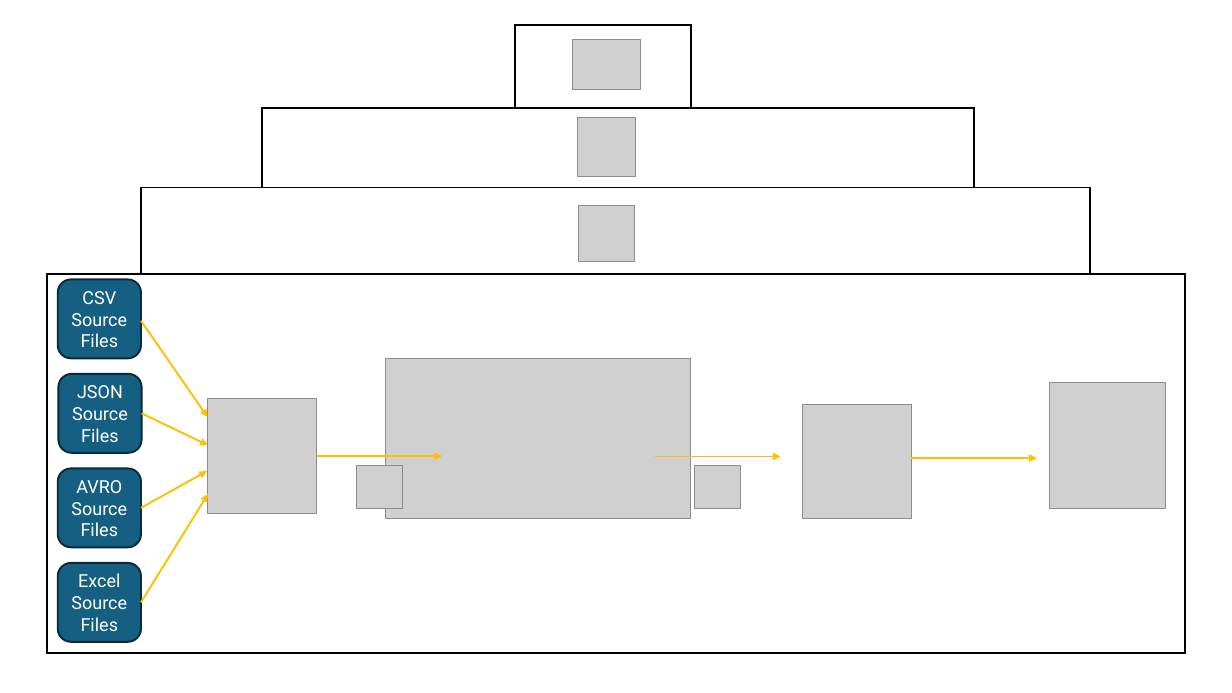
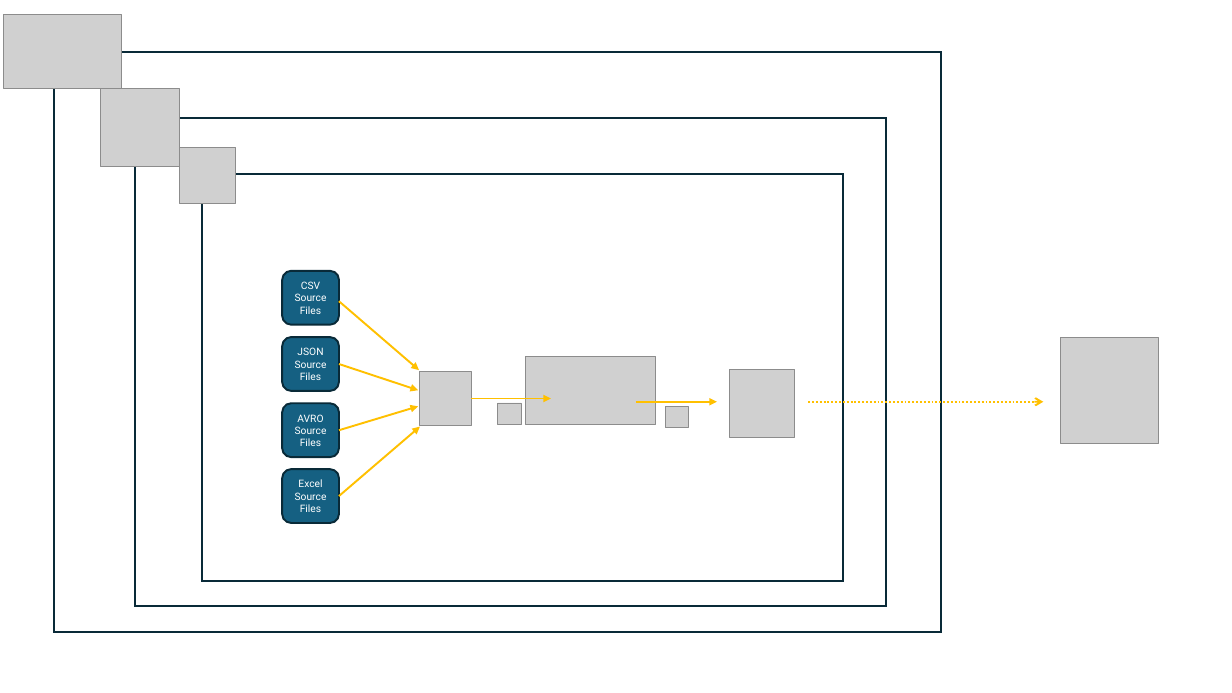
Before and after one commit to HiImPian/DEA_Rockfeather, a slide deck: slide 6 of DEA_solution.pptx. Drawn at 1232x693 pixels with LibreOffice and Linux fonts; fonts in the diff are those of the drawing; grey boxes stand for pictures. Boxes give left, top, right and bottom in pixels: in the first picture for what was removed or moved away, otherwise in the second. Text is boxed around its words. In the diff, an @@ line names an element or a change of style, - is before the commit and + after.

Commit message:
changes as usual

```diff
--- a/DEA_solution.pptx
+++ b/DEA_solution.pptx
@@ picture added at <box>4,15,121,89</box> @@
@@ rectangle removed at <box>516,25,691,108</box> @@
@@ rectangle added at <box>55,52,942,633</box>, fill #FFFFFF, outline #092A39 1.5 pt @@
@@ picture removed at <box>573,39,640,90</box> @@
@@ picture: place and size @@
-picture at <box>578,117,636,176</box>
+picture at <box>101,89,179,167</box>
@@ rectangle added at <box>135,117,886,605</box>, fill #FFFFFF, outline #092A39 1.5 pt @@
@@ rectangle removed at <box>262,108,974,188</box> @@
@@ picture: place and size @@
-picture at <box>579,205,635,262</box>
+picture at <box>179,147,236,203</box>
@@ rectangle added at <box>202,174,843,580</box>, fill #FFFFFF, outline #092A39 1.5 pt @@
@@ rectangle removed at <box>141,188,1091,274</box> @@
@@ rectangle removed at <box>47,274,1186,653</box> @@
@@ rounded rectangle "CSV": place and size @@
-rounded rectangle "CSV" at <box>58,279,141,358</box>
+rounded rectangle "CSV" at <box>282,271,338,324</box>
@@ arrow moved from (141, 321) - (208, 417) to (339, 301) - (419, 371) @@
@@ rounded rectangle "JSON": place and size @@
-rounded rectangle "JSON" at <box>58,374,141,453</box>
+rounded rectangle "JSON" at <box>282,337,338,391</box>
@@ picture: place and size @@
-picture at <box>386,359,691,518</box>
+picture at <box>525,356,655,424</box>
@@ picture: place and size @@
-picture at <box>1050,383,1165,508</box>
+picture at <box>1061,338,1159,445</box>
@@ arrow added from (339, 364) to (418, 390), #FFC000 1.5 pt @@
@@ picture: place and size @@
-picture at <box>208,399,317,514</box>
+picture at <box>420,372,471,425</box>
@@ picture: place and size @@
-picture at <box>802,405,911,519</box>
+picture at <box>729,369,795,437</box>
@@ rounded rectangle "AVRO": place and size @@
-rounded rectangle "AVRO" at <box>58,469,141,547</box>
+rounded rectangle "AVRO" at <box>282,404,338,457</box>
@@ arrow moved from (141, 413) - (208, 445) to (339, 431) - (418, 407) @@
@@ arrow added from (471, 398) to (551, 398), #FFC000 1.5 pt @@
@@ picture: place and size @@
-picture at <box>357,466,403,508</box>
+picture at <box>498,403,521,424</box>
@@ arrow moved from (655, 457) - (781, 457) to (636, 402) - (717, 402) @@
@@ picture: place and size @@
-picture at <box>695,466,741,508</box>
+picture at <box>665,407,689,428</box>
@@ arrow added from (809, 402) to (1043, 402), #FFC000 1.5 pt dashed @@
@@ arrow moved from (317, 457) - (442, 457) to (339, 496) - (420, 427) @@
@@ arrow removed from (141, 508) to (207, 471) @@
@@ size 14 to 8 pt in 4 elements at <box>282,271,338,324</box>, <box>282,337,338,391</box>, <box>282,404,338,457</box>, <box>282,470,338,523</box> @@
@@ rounded rectangle "Excel": place and size @@
-rounded rectangle "Excel" at <box>58,563,141,641</box>
+rounded rectangle "Excel" at <box>282,470,338,523</box>
@@ arrow removed from (911, 458) to (1037, 458) @@
@@ arrow removed from (141, 603) to (208, 494) @@
```
